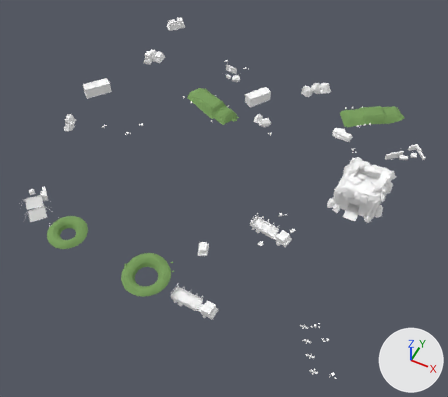
Before and after pictures for a commit that changed the glTF model assets/models/outdoor/outdoor_03.glb.
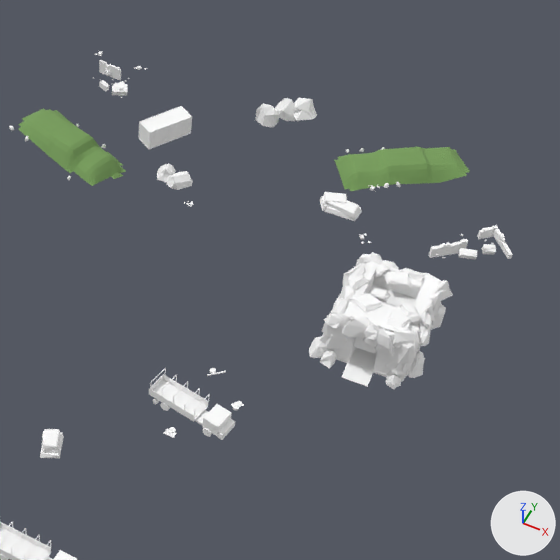
Each version is shown whole from a 50 mm camera at (46.2, -88.8, 100.0) aimed at (4.0, -4.4, -5.5), then close up on the part from 40% to 100% of the width and 9% to 77% of the height. Lighting does not change. The marker at lower right points along +X, +Y and +Z. The older version's two pictures come first. Vertices at exactly the same position are counted once.

The older version as bpy lines, for what is in view:
```python
me_gas_station_town = bpy.data.meshes.new('gas_station_town')
me_gas_station_town.from_pydata(...)  # 7867 vertices, 11924 faces; spans x -38.2..42.0, y -38.1..46.4, z -2.5..6.5
# faces by material slot: [9654, 2258, 12]
me_gas_station_town.materials.append(mat_kit_atlas)  # white #ffffff
me_gas_station_town.materials.append(mat_ground)  # picture img_kit_dbr_ground
me_gas_station_town.materials.append(mat_glass)
ob_gas_station_town = bpy.data.objects.new('gas_station_town', me_gas_station_town)
ob_gas_station_town.location = (0.0, 0.0, 0.0)
```
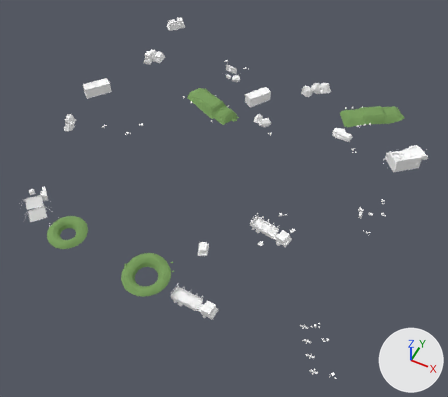
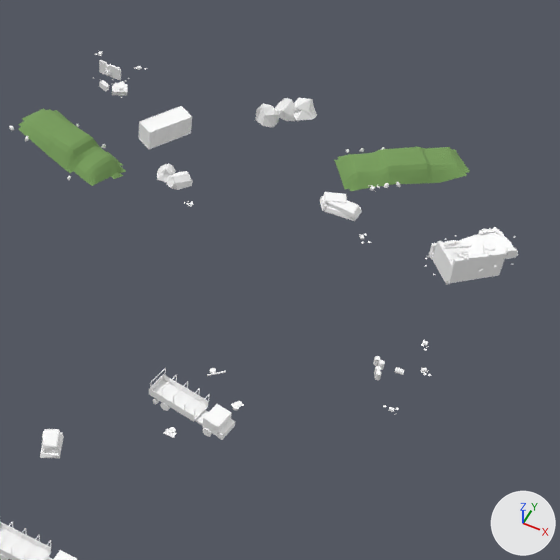
The change, as a diff of the scene's bpy script:
```diff
--- a/assets/models/outdoor/outdoor_03.glb.py
+++ b/assets/models/outdoor/outdoor_03.glb.py
@@ me_gas_station_town @@
 # used by ob_gas_station_town; location = (0.0, 0.0, 0.0)
-me_gas_station_town.from_pydata(...)  # 7867 vertices, 11924 faces; spans x -38.2..42.0, y -38.1..46.4, z -2.5..6.5
+me_gas_station_town.from_pydata(...)  # 7295 vertices, 10994 faces; spans x -38.2..42.6, y -38.1..46.4, z -2.5..6.8
+# me_gas_station_town part 1: a new loose piece, a 12-sided cylinder along z spanning x 33.77..34.33, y -0.61..-0.05, z -0.56..0.32, in mat_kit_atlas (white #ffffff)
+# me_gas_station_town part 2: a new loose piece, a 12-sided cylinder along z spanning x 33.02..33.6, y 1.28..1.86, z -0.67..0.21, in mat_kit_atlas (white #ffffff)
+# me_gas_station_town part 3: a new loose piece, a 12-sided cylinder along x spanning x 35.47..36.35, y 0.24..0.82, z 0.31..0.89, in mat_kit_atlas (white #ffffff)
+# me_gas_station_town part 4: the loose piece of 8 vertices spanning x 36.8..38.8, y 15.4..16.8, z 3.9..4.7 is turned -113.6 degrees about the z axis through its middle and scaled by 0.124, then moved by (-1.2, -1.9, -0.5)
+# me_gas_station_town part 5: the loose piece of 82 vertices spanning x 33.9..37.3, y 15.7..18.5, z 2.4..4.1 is rebuilt with 78 vertices and now spans x 33.9..37.3, y 15.7..18.5, z 2.5..4.2
+# me_gas_station_town part 6: 91 loose pieces with 1720 vertices, spanning x 26.4..40.4, y -1.3..17.3, z -1.2..6.5, are deleted
+# me_gas_station_town part 7: 16 vertices moved from x 37.9..41.4, y 17.7..20.5, z 5.1..5.4 to x 37.9..41.4, y 17.7..20.5, z 5.0..5.6; 106 vertices removed from x 34.1..42.0, y -1.0..20.3, z -0.6..5.5; 1054 vertices added at x 33.0..42.6, y -0.6..21.1, z -0.5..6.8
+# me_gas_station_town part 8: 101 kept faces spanning x -20.3..41.4, y -28.6..20.5, z -2.2..5.6 get new texture (UV) coordinates
+# other edits to the shape of me_gas_station_town do not show in these pictures
 me_gas_station_town.materials.append(mat_kit_atlas)
 me_gas_station_town.materials.append(mat_ground)
-me_gas_station_town.materials.append(mat_glass)
```

Pixel boxes (x1, y1, x2, y2) of what changed, in the close-ups (560 x 560 px; the box of a moved part takes in the faces that stretch with it):
'gas_station_town', reshaped
    before: (0, 50, 513, 560)
    after: (0, 50, 518, 560)
part 1 of me_gas_station_town, added
    after: (374, 370, 382, 380)
part 2 of me_gas_station_town, added
    after: (373, 356, 380, 366)
part 3 of me_gas_station_town, added
    after: (394, 367, 405, 375)
part 4 of me_gas_station_town, moved or reshaped (not visible afterwards)
    before: (459, 248, 477, 259)
part 5 of me_gas_station_town, rebuilt
    before: (429, 239, 468, 258)
    after: (429, 240, 459, 257)
part 6 of me_gas_station_town, deleted
    before: (309, 244, 496, 387)
part 7 of me_gas_station_town, built on
    before: (385, 225, 513, 389)
    after: (374, 227, 518, 380)
part 8 of me_gas_station_town, surface changed
    before: (477, 229, 505, 254)
    after: (478, 230, 497, 235)
